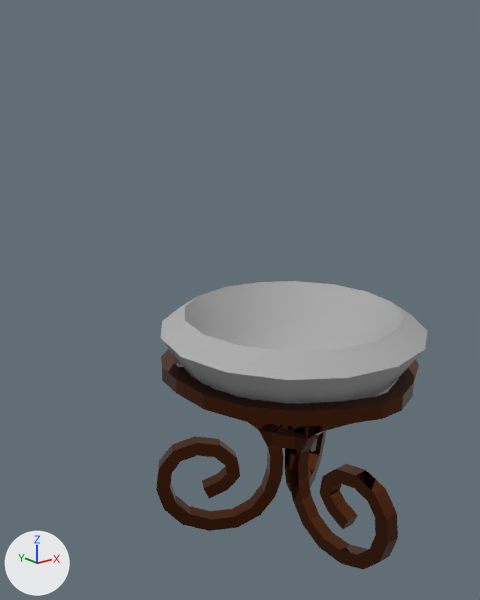
Renders of the FBX model JadeMist/Assets/Models/IslandParts/AncientRuins/ancient_clutter.fbx from each side of a commit.
Both versions are drawn from a 50 mm camera at (-3.02, -3.2, 3.15) aimed at (-0.1, 0.45, 1.69). The lights are fixed; the arrows at lower left show +X, +Y and +Z. The first picture is the older version. Where no turn or scale is listed for an object, it has been applied to the vertices.

Script lines for the objects in view, before the commit:
```python
me_basin_001 = bpy.data.meshes.new('Basin.001')
me_basin_001.from_pydata(...)  # 98 vertices, 112 faces; spans x -0.92..0.92, y -0.92..0.92, z 0.97..1.7
me_basin_001.materials.append(mat_ancientconcrete)  # grey #adadad
me_handler_001 = bpy.data.meshes.new('Handler.001')
me_handler_001.from_pydata(...)  # 780 vertices, 799 faces; spans x -0.88..0.88, y -0.99..0.88, z 0.01..1.37
me_handler_001.materials.append(mat_ancientmetal)  # brown #693a22
ob_basin = bpy.data.objects.new('Basin', me_basin_001)
ob_basin.location = (0.0, 0.0, 0.0)
ob_handler = bpy.data.objects.new('Handler', me_handler_001)
ob_handler.location = (0.0, 0.0, 0.0)
```
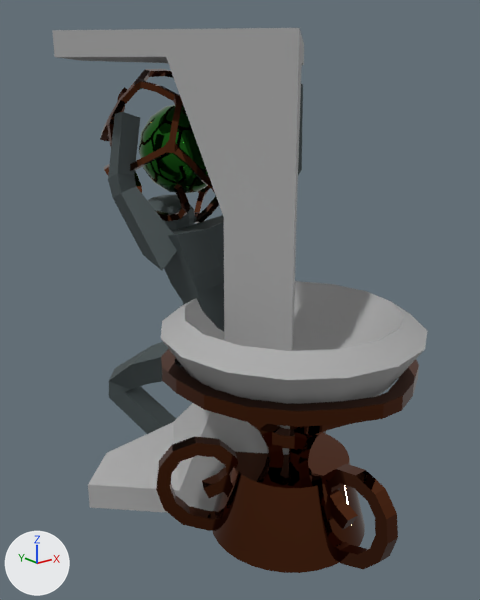
The change in detail:
Material 'AncientMan' (mat_ancientman) is new.
Its base color is (0.124, 0.151, 0.155) (dark grey #636c6e).
Its metallic is 1.0.
Its roughness is 0.7.
Material 'Sphere' (mat_sphere) is new.
Its base color is (0.0206, 0.17, 0.0177) (dark green #277324).
Its metallic is 1.0.
Its roughness is 0.0.
Mesh me_atlas is new.
It has 1770 vertices, 1798 faces and spans x -1.11..1.11, y -0.15..1.79, z 0.0..3.52.
Faces by material slot: [162, 43, 1465, 128].
It uses material mat_ancientman (dark grey #636c6e).
It uses material mat_ancientconcrete (grey #adadad).
It uses material mat_ancientmetal (brown #693a22).
It uses material mat_sphere (dark green #277324).
Mesh me_connector is new.
It has 64 vertices, 34 faces and spans x -0.586..0.59, y -0.586..0.59, z 0.002..0.574.
It uses material mat_ancientmetal (brown #693a22).
Object 'Atlas' (ob_atlas) is new; it shows me_atlas.
Its location is (0.0, 0.0, 0.0).
Object 'Connector' (ob_connector) is new; it shows me_connector.
Its location is (0.0, 0.0, 0.0).

What differs and where, as boxes [x1, y1, x2, y2] in the pictures (480 x 600 px):
'Atlas', added: after [52, 28, 304, 513]
    faces in mat_ancientconcrete (grey #adadad): [52, 28, 304, 513]
    faces in mat_ancientman (dark grey #636c6e): [108, 84, 303, 434]
    faces in mat_sphere (dark green #277324): [139, 105, 209, 193]
    faces in mat_ancientmetal (brown #693a22): [100, 69, 219, 223]
'Connector', added (brown): after [212, 432, 365, 573]
